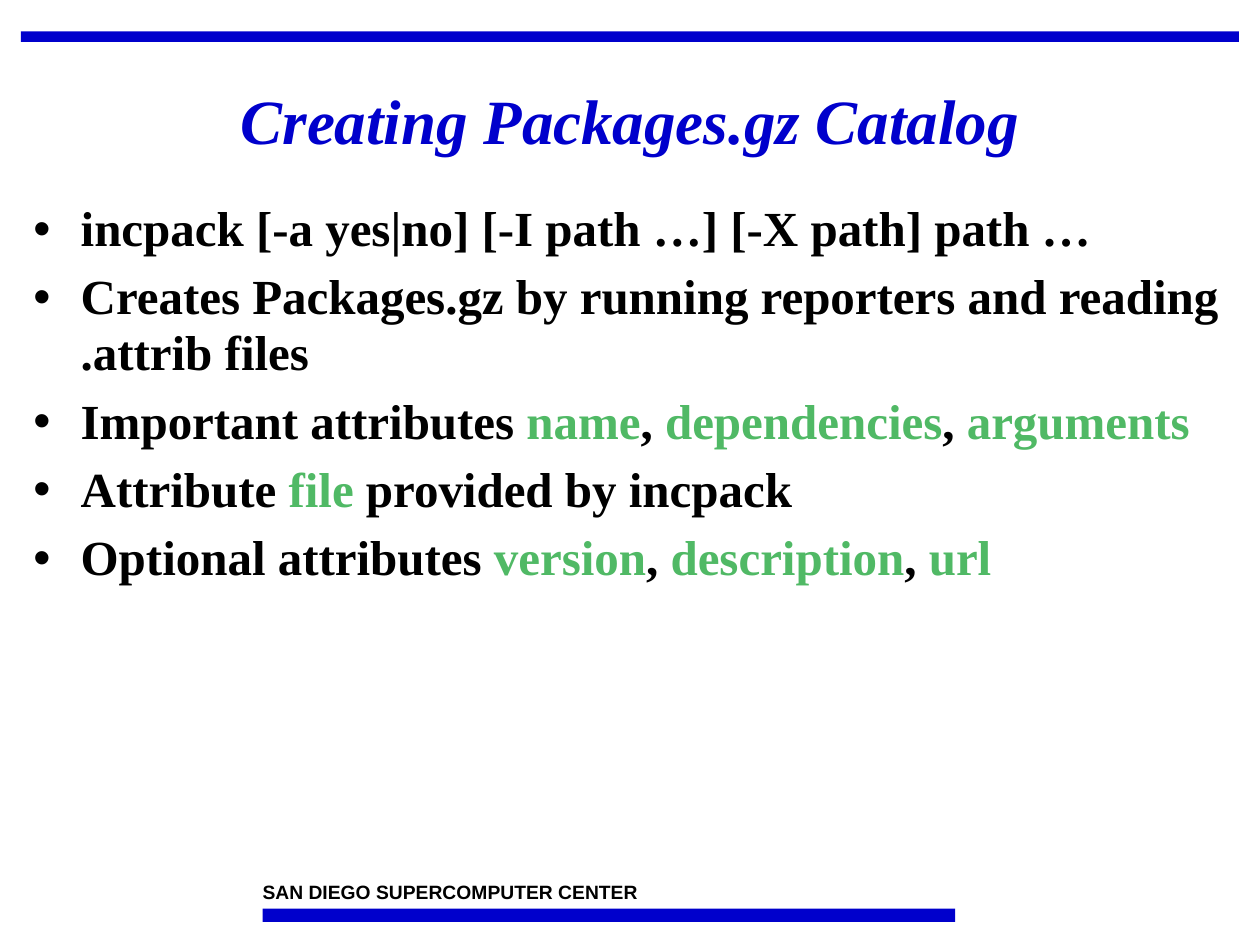
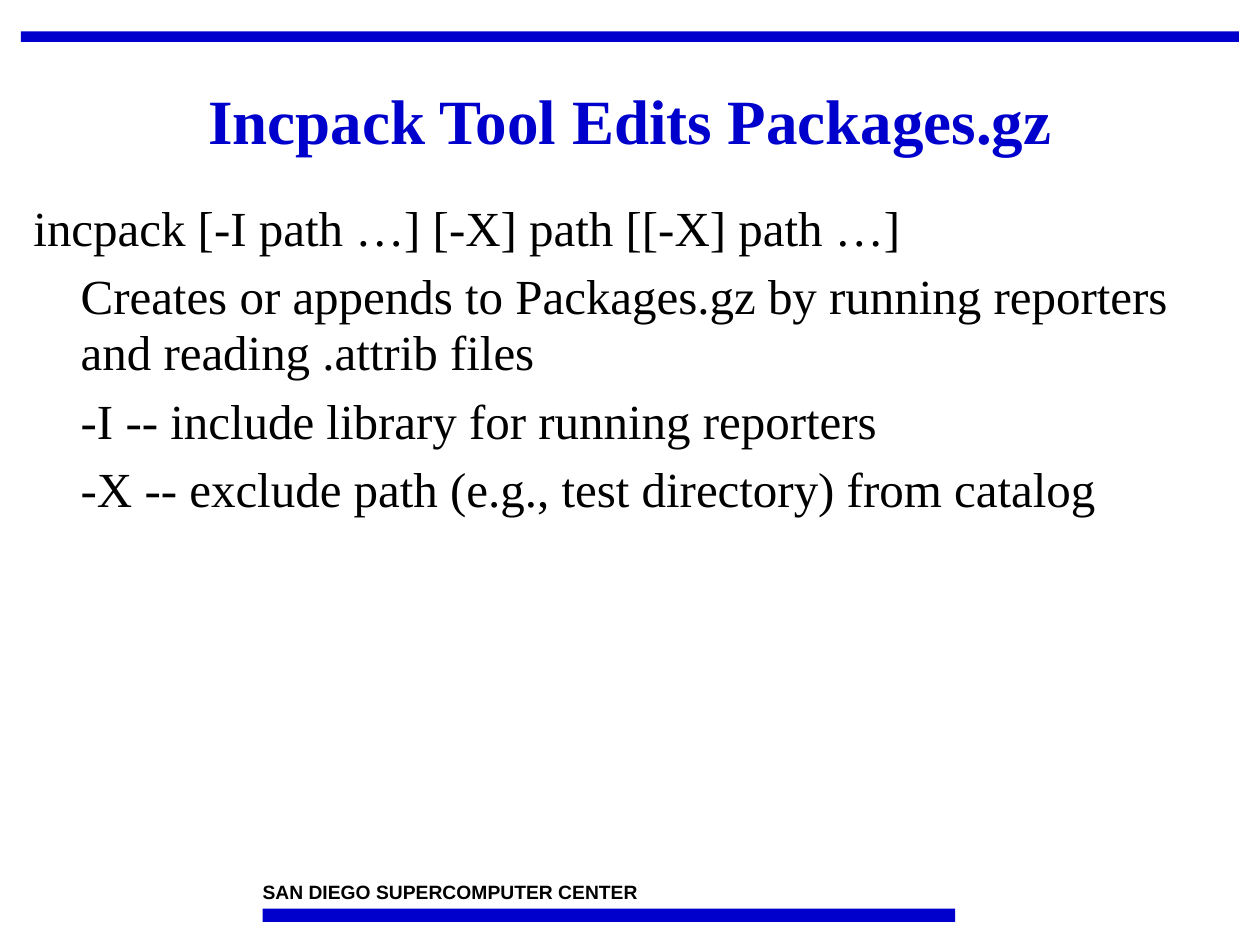
Before and after one commit to IncaProject/inca-xsede, a slide deck: slide 31 of talks/2008workshop/incaReporters.ppt (slide 36 before the commit). Drawn at 1260x945 pixels with LibreOffice and Linux fonts; fonts in the diff are those of the drawing; background and template pictures are left out. Boxes give left, top, right and bottom in pixels: in the first picture for what was removed or moved away, otherwise in the second. Text is boxed around its words. In the diff, an @@ line names an element or a change of style, - is before the commit and + after.

```diff
--- a/talks/2008workshop/incaReporters.ppt
+++ b/talks/2008workshop/incaReporters.ppt
@@ title at [208,100,1051,156]: text changed; italic off @@
-Creating Packages.gz Catalog
+Incpack Tool Edits Packages.gz
@@ text at [33,212,1168,517]: text changed; bold off @@
-• incpack [-a yes|no] [-I path …] [-X path] path …
-• Creates Packages.gz by running reporters and reading .attrib files
-• Important attributes name, dependencies, arguments
-• Attribute file provided by incpack
-• Optional attributes version, description, url
+incpack [-I path …] [-X] path [[-X] path …]
+Creates or appends to Packages.gz by running reporters and reading .attrib files
+-I -- include library for running reporters
+-X -- exclude path (e.g., test directory) from catalog
```
Also in this commit, not shown: 32 other slides changed, 1 slide added, 5 slides removed, 1 other file.
